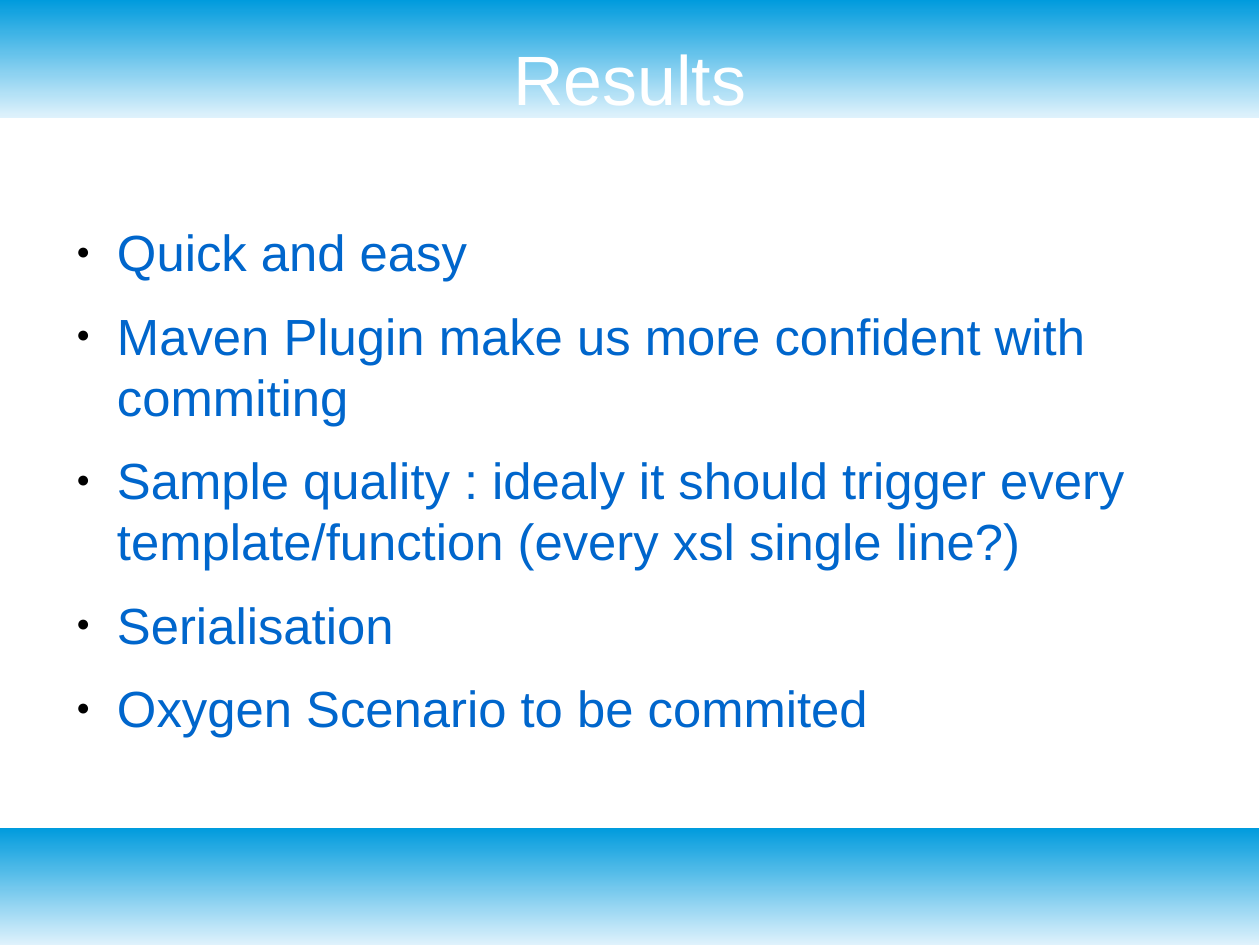
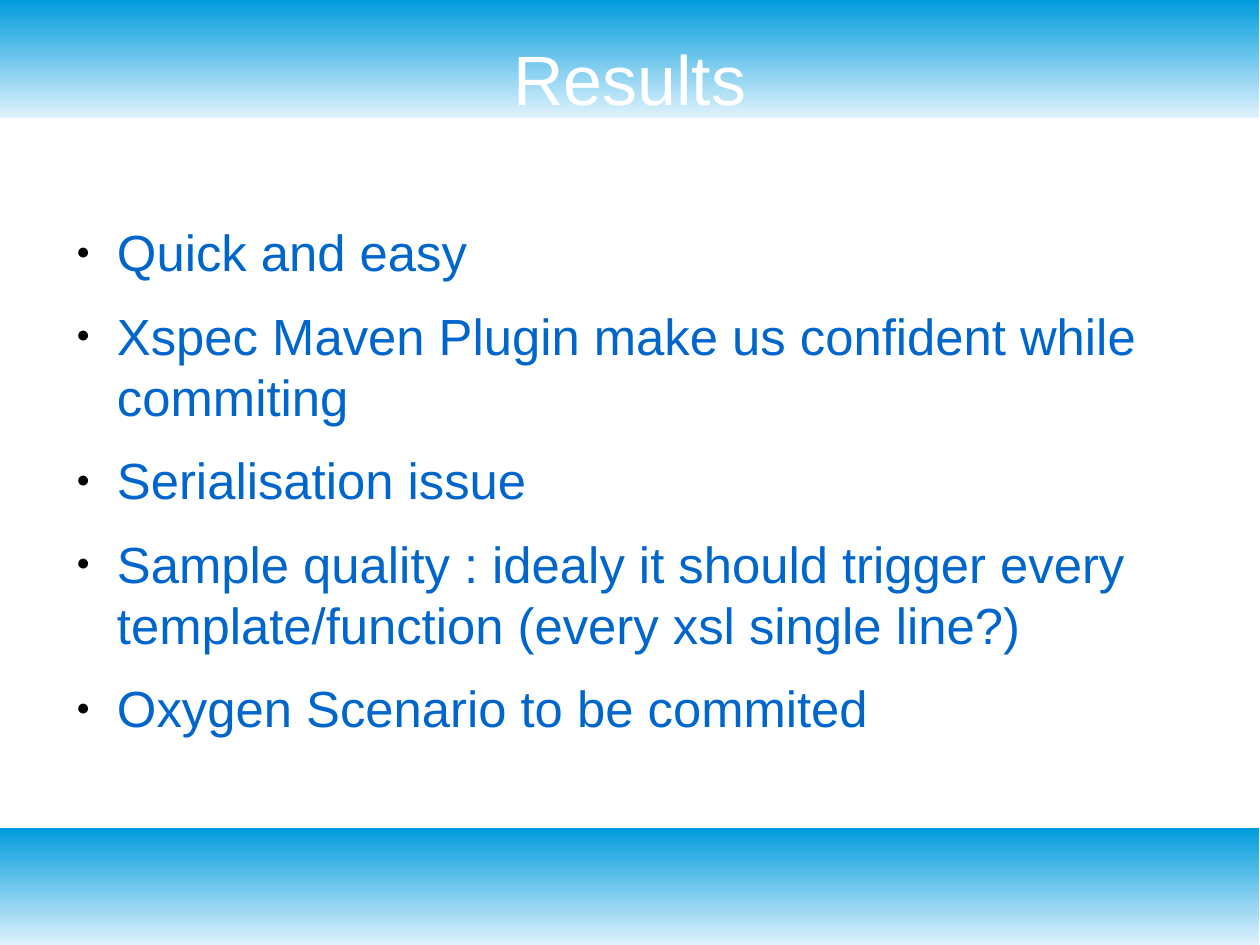
Before and after one commit to mricaud/xml-prague-2018-xspec-integration-testing, a slide deck: slide 7 of xml-prague-2018-xspec-user-meetup-it.odp (slide 5 before the commit). Drawn at 1260x945 pixels with LibreOffice and Linux fonts; fonts in the diff are those of the drawing; background and template pictures are left out. Boxes give left, top, right and bottom in pixels: in the first picture for what was removed or moved away, otherwise in the second. Text is boxed around its words. In the diff, an @@ line names an element or a change of style, - is before the commit and + after.

```diff
--- a/xml-prague-2018-xspec-user-meetup-it.odp
+++ b/xml-prague-2018-xspec-user-meetup-it.odp
@@ text at (117,318,1136,500): text changed @@
-● Maven Plugin make us more confident with commiting
+● Xspec Maven Plugin make us confident while commiting
+● Serialisation issue
@@ text at (117,607,394,645): paragraph removed @@
-● Serialisation
```
Also in this commit, not shown: 3 other slides changed, 3 slides added, 6 other files.
